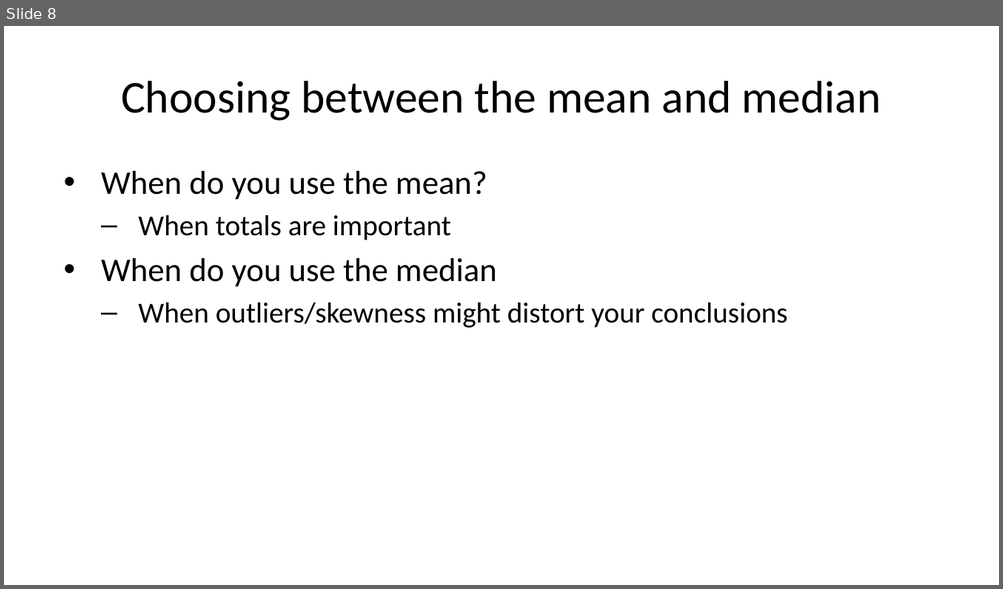
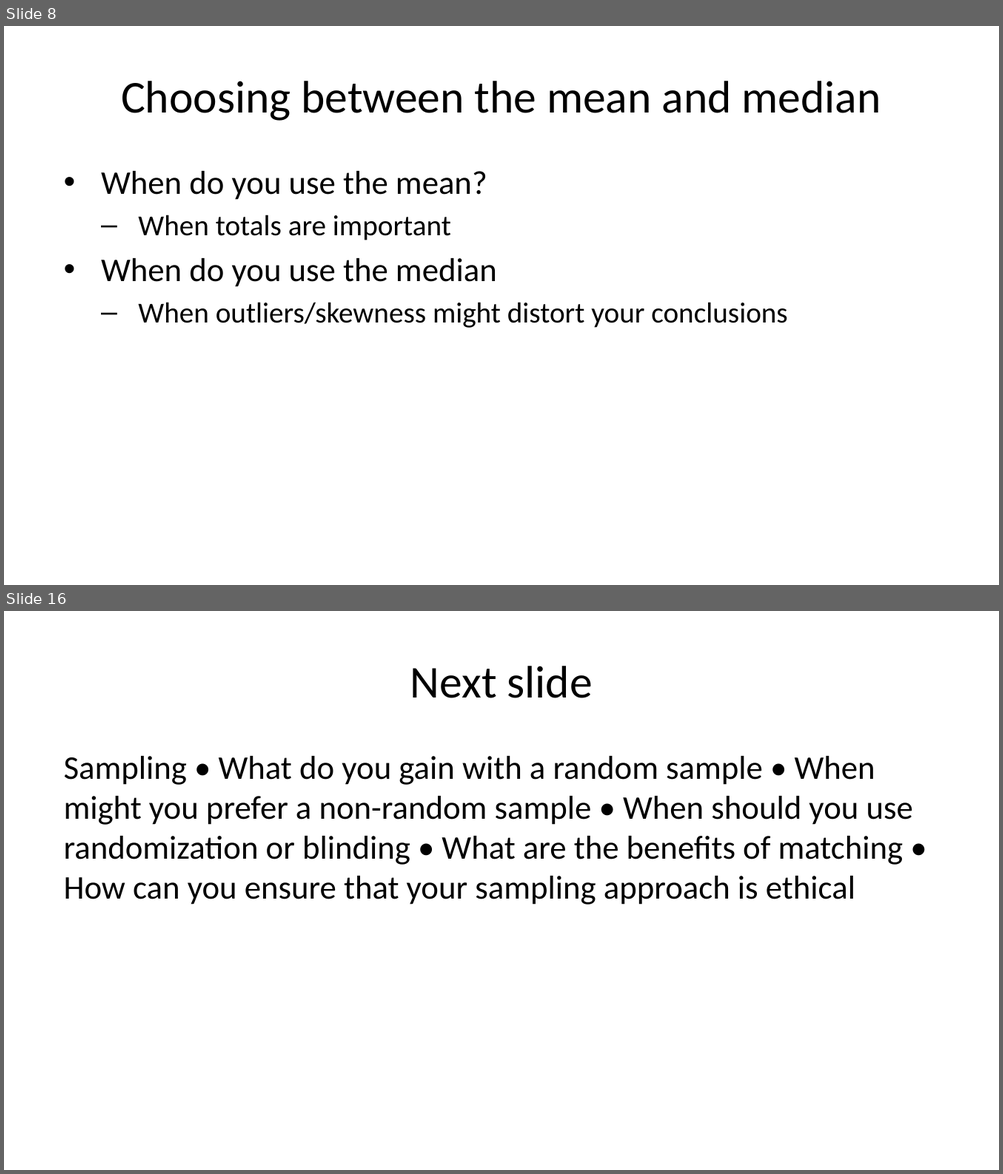
Before and after one commit to pmean/talks, a slide deck: clinical-statistics/day-one.pptx. Shown one above the other, each under a label of ours: slide 8 before the commit, slides 8 and 16 after it; the slides between them are not shown. The pictures are 1003x589 and 1003x1174 pixels, drawn with LibreOffice and Linux fonts; fonts in the diff are those of the drawing. Boxes give left, top, right and bottom in pixels: in the first picture for what was removed or moved away, otherwise in the second. Text is boxed around its words. In the diff, an @@ line names an element or a change of style, - is before the commit and + after.

```diff
--- a/clinical-statistics/day-one.pptx
+++ b/clinical-statistics/day-one.pptx
@@ slide 16 added at [4, 611, 999, 1170], background #FFFFFF @@
@@ title added at [410, 666, 592, 698], 33 pt, text #000000 @@
+Next slide
@@ text added at [64, 756, 913, 905], 24 pt, text #000000 @@
+Sampling • What do you gain with a random sample • When might you prefer a non-random sample • When should you use randomization or blinding • What are the benefits of matching • How can you ensure that your sampling approach is ethical
```
Also in this commit, not shown: 8 other slides added, 3 other files.
